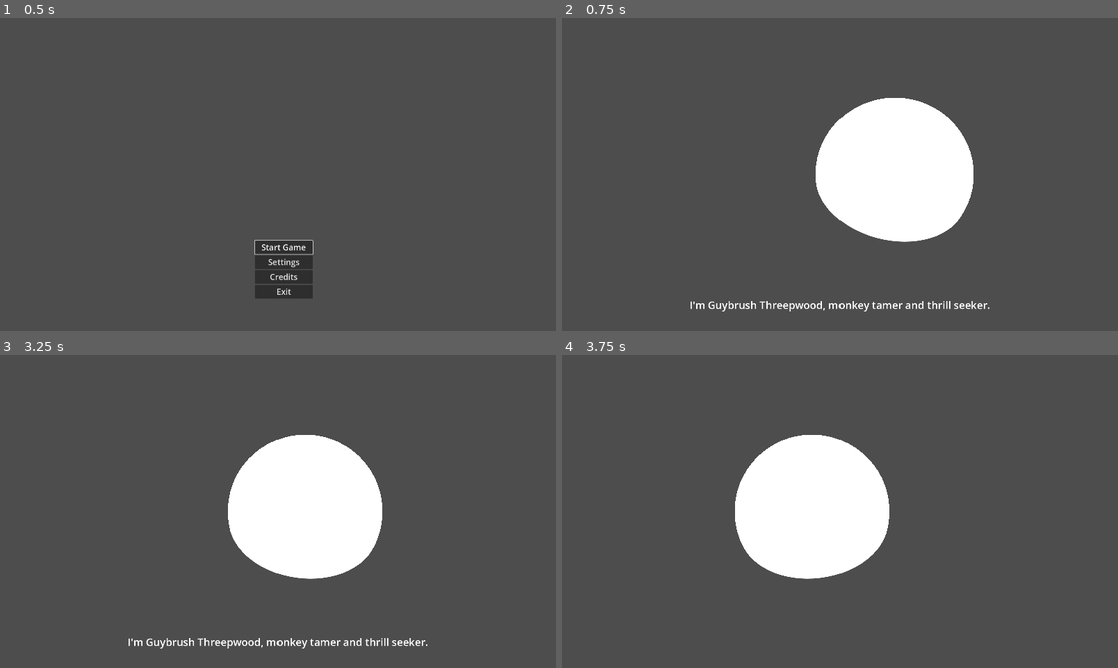
Above: before the commit, frames 1-4 (two rows, left to right).
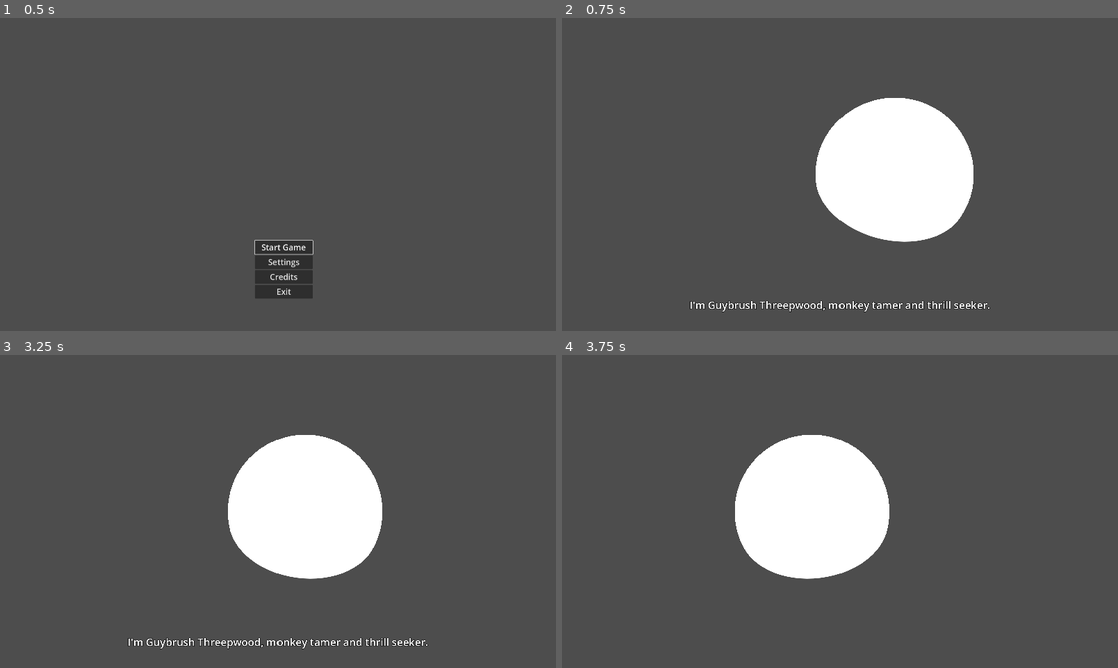
Above: after the commit, the same moments.

Repository: RobertFOConnor/godot-jam-template
Game: Godot game, scene res://scenes/main_menu.tscn
Same seed, same stepped clock (60 frames per second), same inputs: the game is played once before the commit and once after it. Sound files missing from this copy of the repository are replaced by a short silence.
Inputs:
- Up to frame 1 (0.5 s): no input
- Up to frame 2 (0.75 s): click "Start Game" at 0.5 s
- Up to frame 3 (3.25 s): hold Escape (menu_back) 2.03-2.75 s; click "Restart" at 2.75 s
- Up to frame 4 (3.75 s): no input

Frame 1 is identical in both runs. In frame 2, 0.5% of the frame differs, in the area x 23-77%, y 90-94%; in frame 3, 0.5%; in frame 4, nothing differs.

Commit message:
Fix music level

Diff:
--- a/scenes/game.tscn
+++ b/scenes/game.tscn
@@ -118,8 +118,11 @@
 grow_horizontal = 2
 grow_vertical = 0
 size_flags_vertical = 8
+theme_override_colors/font_outline_color = Color(0, 0, 0, 1)
+theme_override_constants/outline_size = 6
 theme_override_font_sizes/normal_font_size = 36
 theme_override_styles/background = SubResource("StyleBoxFlat_u5sy4")
+text = "test"
 horizontal_alignment = 1
 vertical_alignment = 1
 
--- a/scripts/game_audio.gd
+++ b/scripts/game_audio.gd
@@ -10,5 +10,6 @@
 		music_player.volume_db = linear_to_db(value / 100.0)
 
 func _on_ready() -> void:
+	changeMusicLevel(GameSettings.musicLevel)
 	for emitter in get_tree().get_nodes_in_group("music_emitters"):
 		emitter.connect("music_level_change", Callable(self, "changeMusicLevel"))
